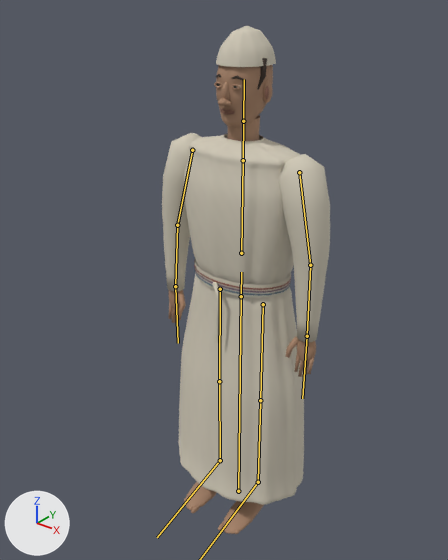
The glTF model public/models/ordinary-priest.glb, before and after one commit.
The view is the same before and after, from a 50 mm lens placed at (1.129, -1.505, 1.854), pointed at (-0.008, -0.084, 0.973). The axes (+X, +Y, +Z) are drawn at lower left. The lights are the same throughout. The picture after the commit comes second. The bones that bend it are drawn over the model as lines.

Objects in the first picture: 'hair-surface.007', 'iris-surface.007', 'linen-garment-cloth-surface', 'lip-surface.007', 'sash-blue-surface', 'sash-purple-surface', 'sash-red-surface', 'skin-surface.007'.
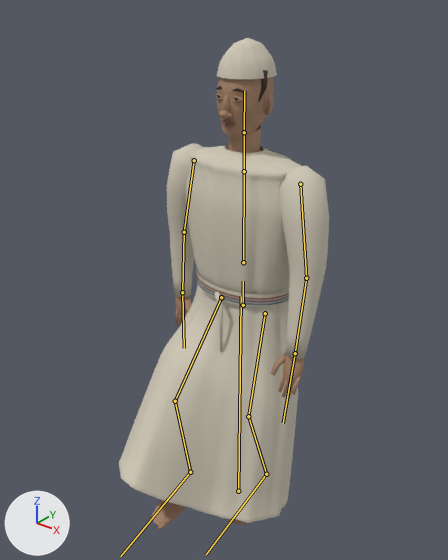
The newer file adds an action. The first version stands in its rest pose; the second is drawn at frame 8 of the action 'StartWalk'.

The change, as a list of edits to the scene's bpy script:
```text
Change bone_hips:
    where bone_hips = bpy.data.objects['resident-rig.008'].pose.bones['hips']  # child of 'root'
    bone_hips.location: (0.0, 0.0, 0.0) -> (0.009, -0.031, 0.0)
Change bone_spine:
    where bone_spine = bpy.data.objects['resident-rig.008'].pose.bones['spine']  # child of 'hips'
    bone_spine.rotation_quaternion: (1.0, 0.0, 0.0, 0.0) -> (1.0, 0.004, -0.006, 0.001)  # degrees (0, 0, 0) -> degrees (0, -1, 0)
Change bone_arml:
    where bone_arml = bpy.data.objects['resident-rig.008'].pose.bones['armL']  # child of 'spine'
    bone_arml.rotation_quaternion: (1.0, 0.0, 0.0, 0.0) -> (0.999, 0.04, -0.011, -0.01)  # degrees (0, 0, 0) -> degrees (5, -1, -1)
Change bone_forearml:
    where bone_forearml = bpy.data.objects['resident-rig.008'].pose.bones['forearmL']  # child of 'armL'
    bone_forearml.rotation_quaternion: (1.0, 0.0, 0.0, 0.0) -> (0.999, -0.045, 0.002, 0.002)  # degrees (0, 0, 0) -> degrees (-5, 0, 0)
Change bone_armr:
    where bone_armr = bpy.data.objects['resident-rig.008'].pose.bones['armR']  # child of 'spine'
    bone_armr.rotation_quaternion: (1.0, 0.0, 0.0, 0.0) -> (0.998, -0.053, -0.015, -0.014)  # degrees (0, 0, 0) -> degrees (-6, -2, -1)
Change bone_forearmr:
    where bone_forearmr = bpy.data.objects['resident-rig.008'].pose.bones['forearmR']  # child of 'armR'
    bone_forearmr.rotation_quaternion: (1.0, 0.0, 0.0, 0.0) -> (0.999, -0.045, -0.002, -0.002)  # degrees (0, 0, 0) -> degrees (-5, 0, 0)
Change bone_thighl:
    where bone_thighl = bpy.data.objects['resident-rig.008'].pose.bones['thighL']  # child of 'hips'
    bone_thighl.rotation_quaternion: (1.0, 0.0, 0.0, 0.0) -> (-0.939, 0.343, -0.003, -0.007)  # degrees (0, 0, 0) -> degrees (-40, 1, 1)
Change bone_shinl:
    where bone_shinl = bpy.data.objects['resident-rig.008'].pose.bones['shinL']  # child of 'thighL'
    bone_shinl.rotation_quaternion: (1.0, 0.0, 0.0, 0.0) -> (0.903, 0.43, -0.001, 0.004)  # degrees (0, 0, 0) -> degrees (51, 0, 0)
Change bone_footl:
    where bone_footl = bpy.data.objects['resident-rig.008'].pose.bones['footL']  # child of 'shinL'
    bone_footl.rotation_quaternion: (1.0, 0.0, 0.0, 0.0) -> (0.996, -0.091, 0.008, -0.002)  # degrees (0, 0, 0) -> degrees (-10, 1, 0)
Change bone_thighr:
    where bone_thighr = bpy.data.objects['resident-rig.008'].pose.bones['thighR']  # child of 'hips'
    bone_thighr.rotation_quaternion: (1.0, 0.0, 0.0, 0.0) -> (-0.995, 0.103, -0.003, -0.006)  # degrees (0, 0, 0) -> degrees (-12, 0, 1)
Change bone_shinr:
    where bone_shinr = bpy.data.objects['resident-rig.008'].pose.bones['shinR']  # child of 'thighR'
    bone_shinr.rotation_quaternion: (1.0, 0.0, 0.0, 0.0) -> (0.962, 0.272, -0.002, -0.004)  # degrees (0, 0, 0) -> degrees (32, 0, 0)
Change bone_footr:
    where bone_footr = bpy.data.objects['resident-rig.008'].pose.bones['footR']  # child of 'shinR'
    bone_footr.rotation_quaternion: (1.0, 0.0, 0.0, 0.0) -> (0.985, -0.175, 0.003, -0.001)  # degrees (0, 0, 0) -> degrees (-20, 0, 0)
```

Location of each change, (x1, y1, x2, y2) in pixels of the pictures (448 x 560 px):
'linen-garment-cloth-surface', posed (25% wider): before (162, 26, 330, 505); after (119, 38, 329, 523)
'skin-surface.007', posed: before (168, 65, 316, 534); after (152, 77, 304, 529)
'hair-surface.007', posed (mostly hidden): before (215, 58, 267, 90); after (216, 70, 268, 102)
'lip-surface.007', posed: before (220, 86, 269, 115); after (221, 98, 270, 127)
'iris-surface.007', posed: before (216, 84, 237, 88); after (217, 96, 238, 101)
bone 'hips', root to tip: before (241, 296) to (241, 272); after (243, 305) to (243, 281)
bone 'spine', root to tip: before (241, 253) to (243, 160); after (243, 262) to (244, 171)
bone 'armL', root to tip: before (192, 150) to (177, 225); after (194, 160) to (184, 232)
bone 'forearmL', root to tip: before (177, 225) to (175, 286); after (184, 232) to (182, 292)
bone 'armR', root to tip: before (299, 172) to (310, 265); after (300, 184) to (306, 278)
bone 'forearmR', root to tip: before (310, 265) to (307, 336); after (306, 278) to (295, 353)
bone 'thighL', root to tip: before (220, 289) to (219, 381); after (221, 297) to (175, 401)
bone 'shinL', root to tip: before (219, 381) to (220, 460); after (175, 401) to (190, 472)
bone 'footL', root to tip: before (220, 460) to (157, 537); after (190, 472) to (120, 556)
bone 'thighR', root to tip: before (263, 304) to (260, 400); after (265, 313) to (248, 416)
bone 'shinR', root to tip: before (260, 400) to (258, 482); after (248, 416) to (266, 474)
